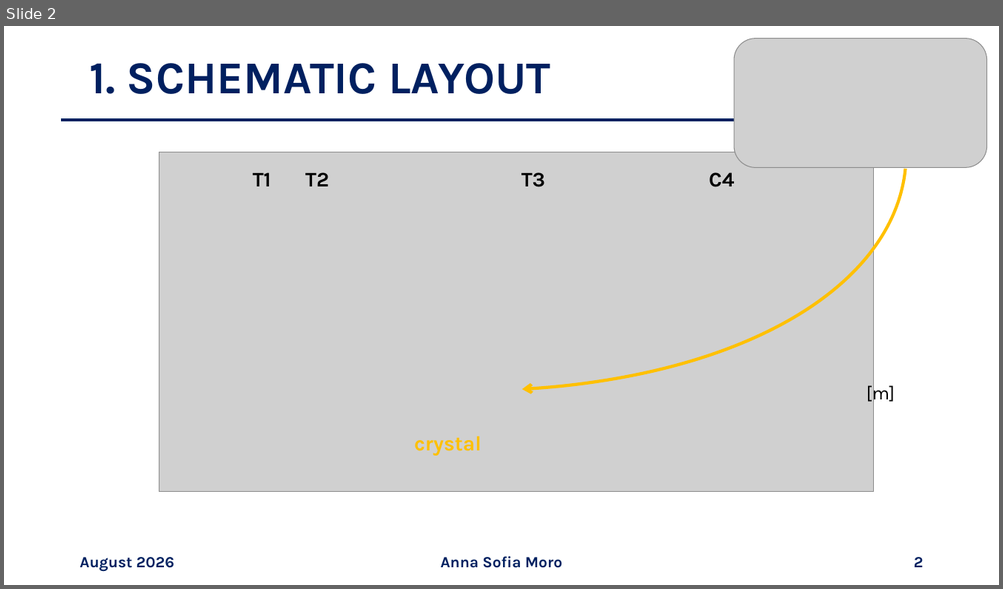
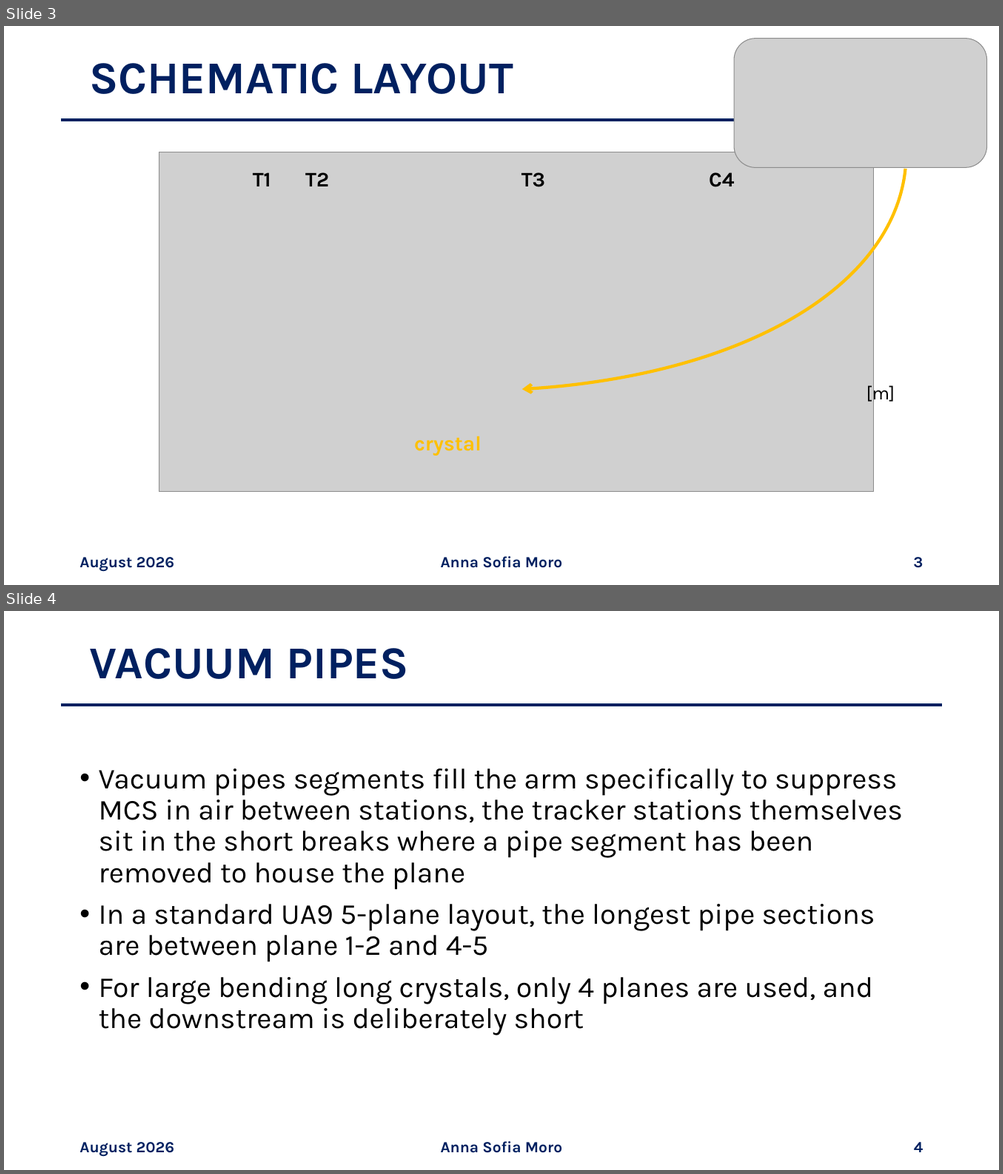
Before and after one commit to annaasofia/tesi, a slide deck: slides/layout.pptx. Shown one above the other, each under a label of ours: slide 2 before the commit, slides 3 and 4 after it. The pictures are 1003x589 and 1003x1174 pixels, drawn with LibreOffice and Linux fonts; fonts in the diff are those of the drawing; grey boxes stand for pictures. Boxes give left, top, right and bottom in pixels: in the first picture for what was removed or moved away, otherwise in the second. Text is boxed around its words. In the diff, an @@ line names an element or a change of style, - is before the commit and + after.

```diff
--- a/slides/layout.pptx
+++ b/slides/layout.pptx
@@ slide 4 added at [4,611,999,1170], background #FFFFFF @@
@@ title added at [89,648,409,679], 44 pt, text #002060, bold @@
+VACUUM PIPES
@@ line added from (61, 705) to (942, 705), #002060 3 pt @@
@@ text added at [99,769,902,1036], 28 pt, text #000000 @@
+• Vacuum pipes segments fill the arm specifically to suppress MCS in air between stations, the tracker stations themselves sit in the short breaks where a pipe segment has been removed to house the plane
+• In a standard UA9 5-plane layout, the longest pipe sections are between plane 1-2 and 4-5
+• For large bending long crystals, only 4 planes are used, and the downstream is deliberately short
@@ text added at [79,1142,174,1157], 15 pt, text #002060, bold @@
+August 2026
@@ text added at [441,1142,562,1153], 15 pt, text #002060, bold @@
+Anna Sofia Moro
@@ page number added at [913,1142,922,1153], 15 pt, text #002060, bold @@
+4
@@ what was slide 2 is now slide 3 @@
@@ slide 3 changed as well @@
@@ title at [89,63,512,94]: text changed @@
-1. SCHEMATIC LAYOUT
+SCHEMATIC LAYOUT
@@ page number at [913,557,922,568]: text changed @@
-2
+3
```
Also in this commit, not shown: 2 other slides changed, 2 other slides added, 2 other files.
